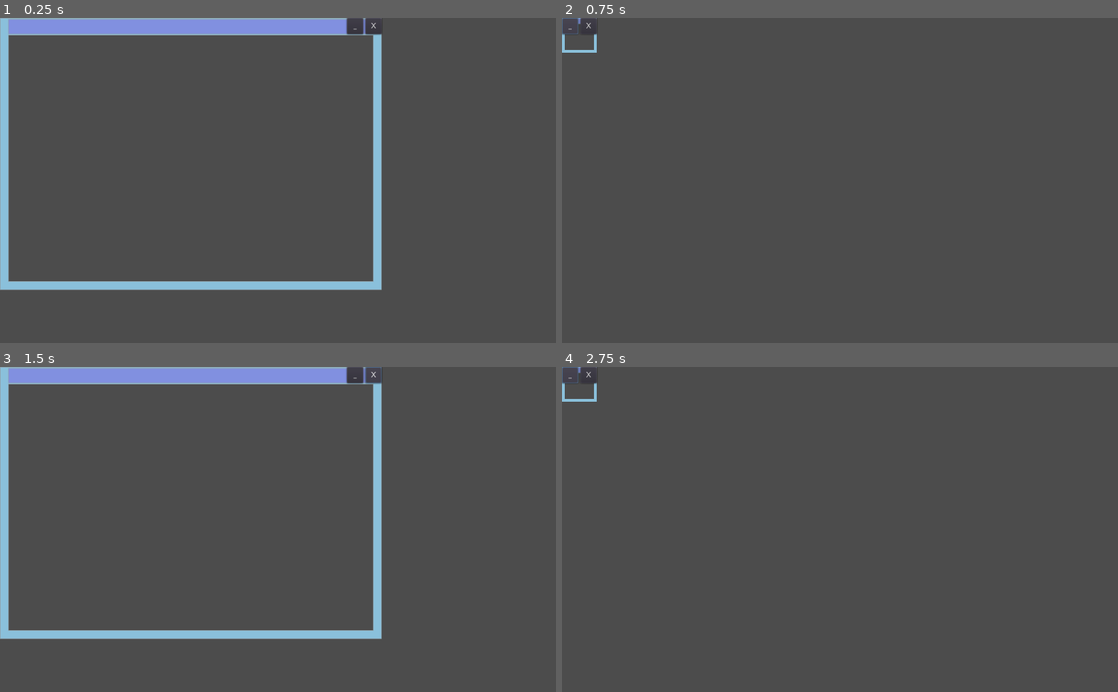
Above: before the commit, frames 1-4 (two rows, left to right).
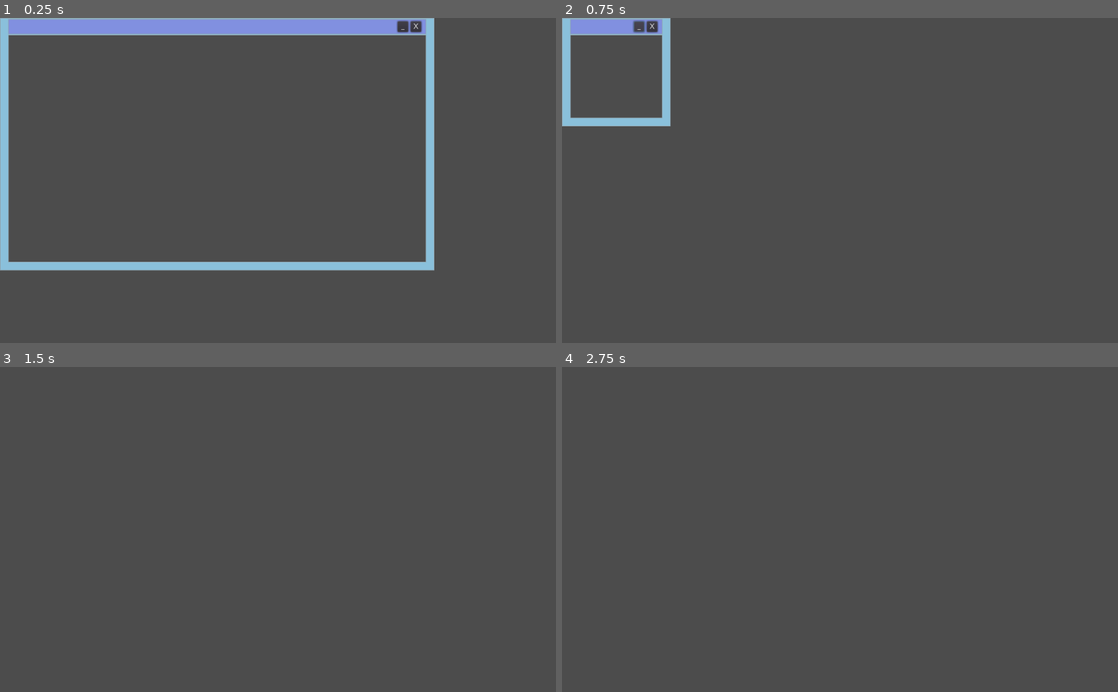
Above: after the commit, the same moments.

Repository: MaiGamesDev/Streamer_simulation
Game: Godot game, scene res://WindowSample.tscn
Same seed, same stepped clock (60 frames per second), same inputs: the game is played once before the commit and once after it.
Inputs (mouse positions are in pixels of both pictures, inside the frame that each line leads up to):
- Up to frame 1 (0.25 s): no input
- Up to frame 2 (0.75 s): click "_" at 0.5 s
- Up to frame 3 (1.5 s): click "X" at 1.25 s
- Up to frame 4 (2.75 s): click (917, 373) at 2 s, where only the run before the commit has a clickable "_"

The runs differ from the first frame. In frame 1, 7.0% of the frame differs, in the area x 0-79%, y 0-84%; in frame 2, 2.3%; in frame 3, 7.7%, in the area x 0-69%, y 0-84%; in frame 4, 0.1%.

Commit message:
5/31

Diff:
--- a/WindowManager.gd
+++ b/WindowManager.gd
@@ -2,20 +2,17 @@
 
 
 var current_rect_size = Vector2(0,0)
+var is_window_closed = false
 
 # Called when the node enters the scene tree for the first time.
 func _ready():
 	current_rect_size = rect_size
 
-func _process(delta):
-	if Input.is_action_just_pressed("ui_accept"):
-		close()
-
-
 func close():
 	$Tween.interpolate_property(self, "rect_size", rect_size, Vector2(0,0), 0.1, $Tween.TRANS_LINEAR,Tween.EASE_IN)
 	$Tween.start()
 	current_rect_size = rect_size
+	is_window_closed = true
 
 func open():
 	$Tween.interpolate_property(self, "rect_size", rect_size, current_rect_size, 0.1, $Tween.TRANS_LINEAR,Tween.EASE_IN)
@@ -23,8 +20,10 @@
 
 
 func _on_Minimize_pressed():
-	close()
-
+	if is_window_closed == false:
+		close()
+	else:
+		open()
 
 func _on_Close_pressed():
-	open()
+	queue_free()
--- a/WindowSample.tscn
+++ b/WindowSample.tscn
@@ -6,13 +6,14 @@
 [node name="WindowSample" type="Node2D"]
 
 [node name="Window" type="MarginContainer" parent="."]
-margin_right = 703.0
-margin_bottom = 502.0
+margin_right = 800.0
+margin_bottom = 466.0
+rect_min_size = Vector2( 200, 200 )
 script = ExtResource( 1 )
 
 [node name="NinePatchRect" type="NinePatchRect" parent="Window"]
-margin_right = 703.0
-margin_bottom = 502.0
+margin_right = 800.0
+margin_bottom = 466.0
 texture = ExtResource( 2 )
 patch_margin_left = 32
 patch_margin_top = 32
@@ -20,27 +21,39 @@
 patch_margin_bottom = 32
 
 [node name="VBox" type="VBoxContainer" parent="Window"]
-margin_right = 703.0
-margin_bottom = 502.0
+margin_right = 800.0
+margin_bottom = 466.0
+
+[node name="Control" type="Control" parent="Window/VBox"]
+margin_right = 800.0
+margin_bottom = 2.0
+rect_min_size = Vector2( 0, 2 )
 
 [node name="HBox" type="HBoxContainer" parent="Window/VBox"]
-margin_right = 703.0
-margin_bottom = 30.0
+margin_top = 6.0
+margin_right = 800.0
+margin_bottom = 26.0
 alignment = 2
 
 [node name="Minimize" type="Button" parent="Window/VBox/HBox"]
-margin_left = 639.0
-margin_right = 669.0
-margin_bottom = 30.0
-rect_min_size = Vector2( 30, 30 )
+margin_left = 732.0
+margin_right = 752.0
+margin_bottom = 20.0
+rect_min_size = Vector2( 20, 20 )
 text = "_"
 
 [node name="Close" type="Button" parent="Window/VBox/HBox"]
-margin_left = 673.0
-margin_right = 703.0
-margin_bottom = 30.0
-rect_min_size = Vector2( 30, 30 )
+margin_left = 756.0
+margin_right = 776.0
+margin_bottom = 20.0
+rect_min_size = Vector2( 20, 20 )
 text = "X"
+
+[node name="Control" type="Control" parent="Window/VBox/HBox"]
+margin_left = 780.0
+margin_right = 800.0
+margin_bottom = 20.0
+rect_min_size = Vector2( 20, 20 )
 
 [node name="AnimationPlayer" type="AnimationPlayer" parent="Window"]
 
